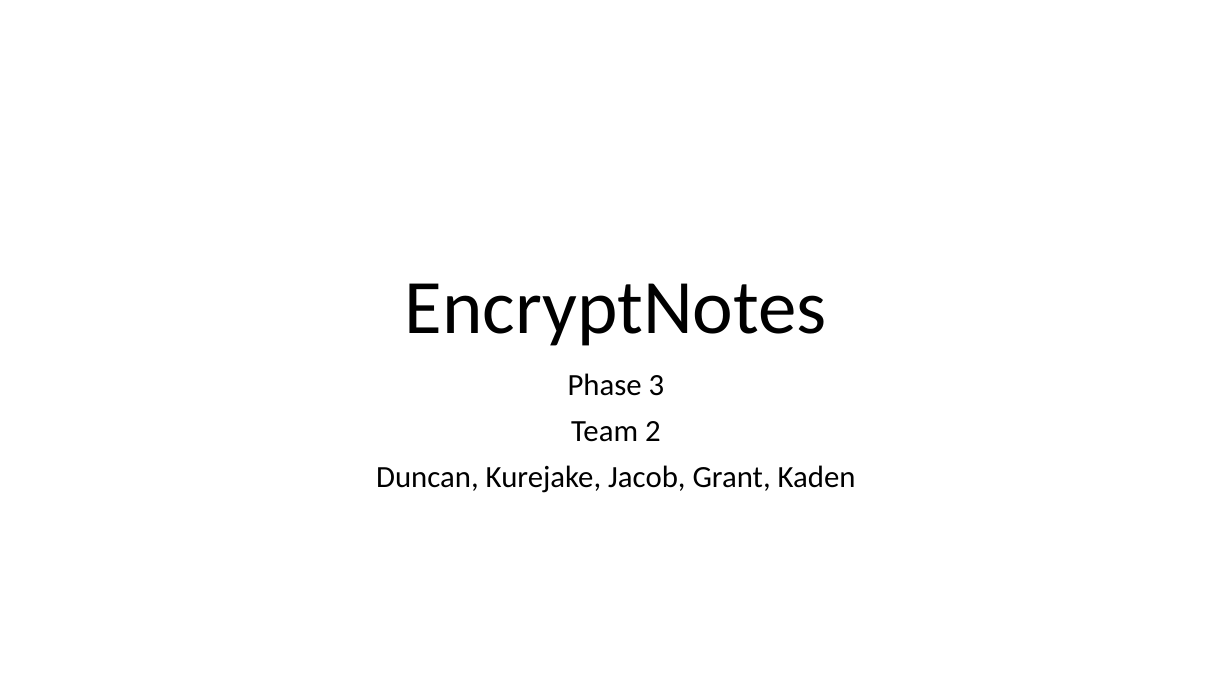
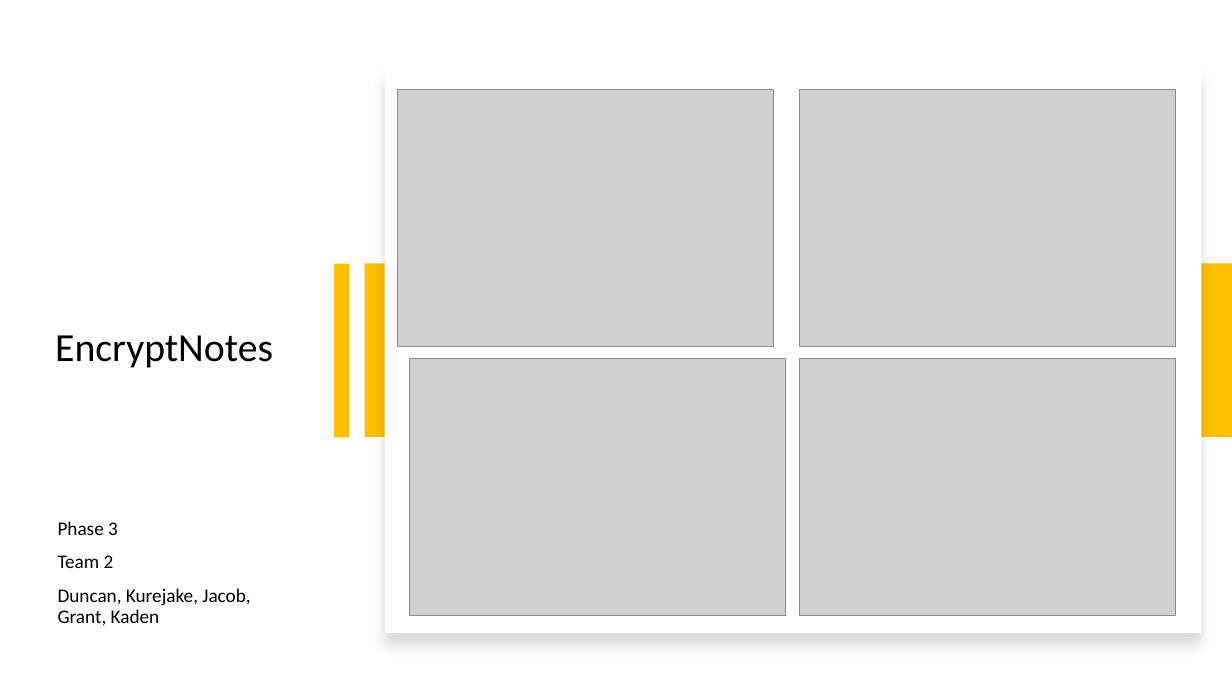
Before and after one commit to Dwaddle26/EncryptNotes, a slide deck: slide 1 of Phase 3 Documentation/Team_2_Presentation_3.pptx. Drawn at 1232x693 pixels with LibreOffice and Linux fonts; fonts in the diff are those of the drawing; grey boxes stand for pictures. Boxes give left, top, right and bottom in pixels: in the first picture for what was removed or moved away, otherwise in the second. Text is boxed around its words. In the diff, an @@ line names an element or a change of style, - is before the commit and + after.

Commit message:
added phase 3 contribution sheet. Configured the view and edit functions, added a delete function. Configured the main page to be the log-in page when logged-out and the list page when logged in. Added some design elements to the UI. Tested encryption and decryption, Google log-in, and made sure each page and link on the page worked. Tested log-out feature.

```diff
--- a/Phase 3 Documentation/Team_2_Presentation_3.pptx
+++ b/Phase 3 Documentation/Team_2_Presentation_3.pptx
@@ rectangle added at (384,67,1202,633), fill #FFFFFF @@
@@ picture added at (397,90,774,347) @@
@@ picture added at (799,90,1176,347) @@
@@ title "EncryptNotes": place and size @@
-title "EncryptNotes" at (405,283,827,346)
+title "EncryptNotes" at (55,335,273,368)
@@ title "EncryptNotes" at (55,335,273,368): size 60 to 31 pt; alignment centre to left; vertical alignment bottom to middle @@
@@ rectangle added at (334,264,350,438), fill #FFC000 @@
@@ rectangle added at (365,264,1232,438), fill #FFC000 @@
@@ picture added at (409,359,786,616) @@
@@ picture added at (800,359,1177,616) @@
@@ subtitle "Phase 3": place and size @@
-subtitle "Phase 3" at (376,373,856,493)
+subtitle "Phase 3" at (58,521,250,626)
@@ subtitle "Phase 3" at (58,521,250,626): size 24 to 15 pt; alignment centre to left @@
```
Also in this commit, not shown: 2 slides added, 2 slides removed, 16 other files.
